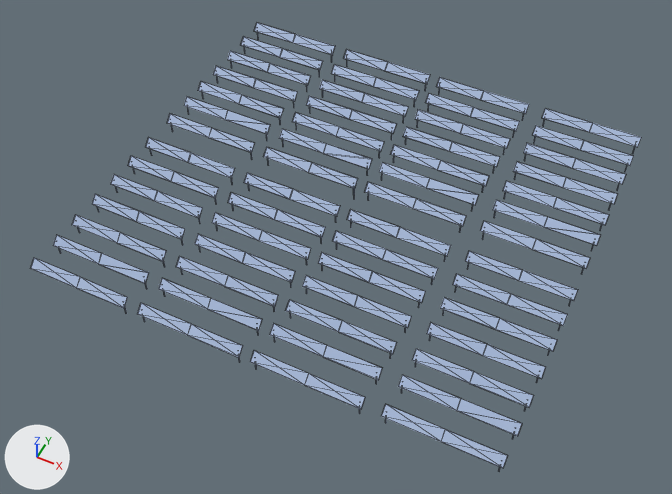
Two versions of the glTF model src/assets/3d/solid/models/Solar_Power.glb, one commit apart.
Both versions are drawn from a camera (50 mm lens) standing at (64.0, -137.3, 152.8) and looking at (0.0, -9.1, -7.4). Lighting does not change. The marker at lower left points along +X, +Y and +Z. The first picture is the older version. Mesh edges are drawn as thin lines. Where no turn or scale is listed for an object, it has been applied to the vertices. Vertices at exactly the same position are counted once.

In view in the first picture: 'Floor1'.
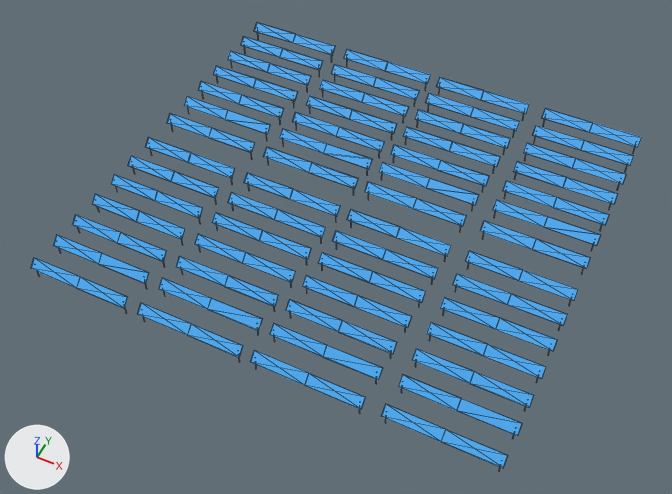
The change in detail:
Picture 'ground' (img_ground) is new.
Picture 'window' (img_window) is new.
Material 'ground' (mat_ground) is new.
Its texture is img_ground.
Its roughness is 0.553.
Material 'window' (mat_window) is new.
Its texture is img_window.
Its roughness is 0.553.
me_mesh_070 is used by ob_floor1; location (0.0, 0.0, 0.0).
me_mesh_070 had 1576 vertices, 2592 faces and spanned x -53.8..54.1, y -49.6..49.7, z -4.2..4.0.
me_mesh_070 now has 1576 vertices, 2592 faces and spans x -53.8..54.2, y -49.6..49.7, z -4.2..1.1.
Part 1, on me_mesh_070:
3 vertices are removed from x 13.3..41.9, y -40.1..13.2, z 0.7..1.0.
24 faces are deleted.
3 vertices are added at (13.5, -40.1, 0.9), (13.3, 13.3, 1.0), (41.9, -39.6, 0.7).
24 new faces join them, mat_window (picture img_window).
me_mesh_070 part 2: 1224 faces spanning x -53.8..54.2, y -49.6..49.7, z -1.1..1.1 switch from mat_wall (blue #afc2e3) to mat_window (picture img_window).
Other edits to the shape of me_mesh_070 do not show in these pictures.
me_mesh_070 gains material mat_ground (picture img_ground).

Changed parts and their boxes [x1, y1, x2, y2] in the pictures (672 x 494 px; the box of a moved part takes in the faces that stretch with it):
'Floor1', reshaped: before [30, 22, 641, 472]; after [31, 22, 642, 471]
part 1 of me_mesh_070, moved or reshaped: before [273, 323, 508, 418]; after [276, 324, 518, 422]
part 2 of me_mesh_070, recoloured: [31, 22, 641, 468] in both
